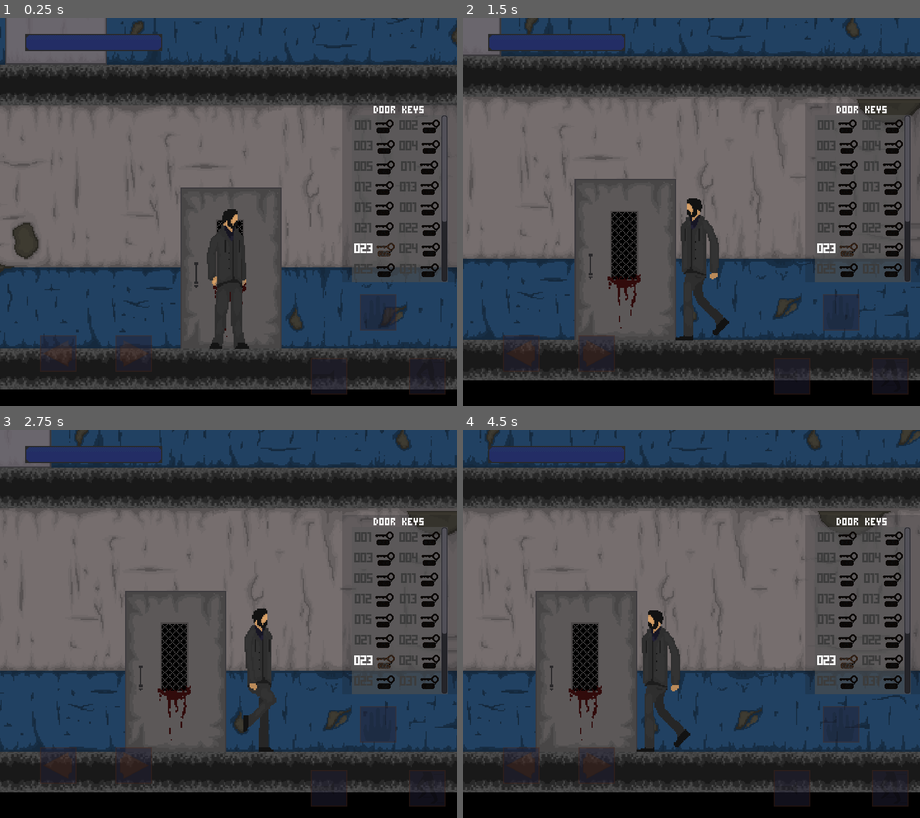
Above: before the commit, frames 1-4 (two rows, left to right).
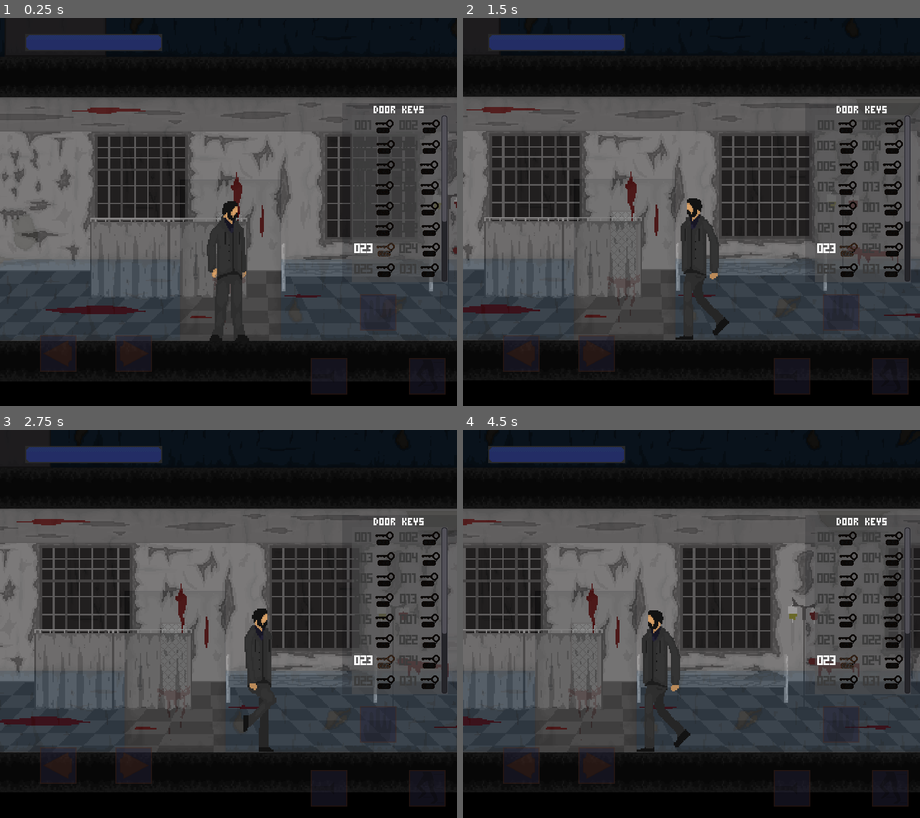
Above: after the commit, the same moments.

Repository: xXKrugerXx/PsychiatricHospital2D
Game: Godot game, scene res://Screens/Maps/WorldMap00.tscn
The game is run twice, just before and just after one commit, with the same random seed, the same clock (stepped at 60 frames per second) and the same inputs.
Inputs:
- Up to frame 1 (0.25 s): no input
- Up to frame 2 (1.5 s): hold Right (ui_right) 0.53-1.28 s; hold Left (ui_left) from 1.28 s (still down)
- Up to frame 3 (2.75 s): release Left (ui_left) at 2.03 s; hold Right (ui_right) from 2.03 s (still down)
- Up to frame 4 (4.5 s): release Right (ui_right) at 3.53 s; hold Left (ui_left) from 3.53 s (still down)

The runs differ from the first frame. In frame 1, 51% of the frame differs, in the area x 0-100%, y 0-96%; in frame 2, 49%; in frame 3, 49%; in frame 4, 50%.

Commit message:
s41a

Diff:
--- a/Screens/AreaDoorenter.tscn
+++ b/Screens/AreaDoorenter.tscn
@@ -8,7 +8,12 @@
 [node name="AreaDoorenter" type="Area2D" groups=[
 "grdoorenter",
 ]]
+collision_layer = 33
+collision_mask = 4
 script = ExtResource( 1 )
 
 [node name="CollisionShape2D" type="CollisionShape2D" parent="."]
 shape = SubResource( 1 )
+
+[connection signal="body_entered" from="." to="." method="_on_AreaDoorenter_body_entered"]
+[connection signal="body_exited" from="." to="." method="_on_AreaDoorenter_body_exited"]
--- a/Screens/Maps/Room023.tscn
+++ b/Screens/Maps/Room023.tscn
@@ -7,7 +7,6 @@
 [ext_resource path="res://Screens/Player.tscn" type="PackedScene" id=5]
 [ext_resource path="res://Screens/Keys.tscn" type="PackedScene" id=6]
 [ext_resource path="res://Screens/AreaDoorexit.tscn" type="PackedScene" id=7]
-[ext_resource path="res://Screens/Maps/WorldMap00.tscn" type="PackedScene" id=8]
 
 [sub_resource type="SpriteFrames" id=1]
 animations = [ {
@@ -21,7 +20,7 @@
 
 [node name="ASpriteflashlighning" parent="." index="0"]
 frames = SubResource( 1 )
-frame = 5
+frame = 20
 
 [node name="Room" parent="." index="5"]
 texture = ExtResource( 4 )
@@ -43,18 +42,22 @@
 
 [node name="Keys" parent="." index="11" instance=ExtResource( 6 )]
 position = Vector2( 1380, 410 )
+collision_layer = 0
 key_index = 1
 
 [node name="Keys2" parent="." index="12" instance=ExtResource( 6 )]
 position = Vector2( 1540, 430 )
+collision_layer = 0
 key_index = 5
 
 [node name="Keys3" parent="." index="13" instance=ExtResource( 6 )]
 position = Vector2( 1730, 400 )
+collision_layer = 0
 key_index = 11
 
 [node name="AreaDoorexit" parent="." index="14" instance=ExtResource( 7 )]
 position = Vector2( 1000, 352 )
 scale = Vector2( 2, 2 )
-next_map = ExtResource( 8 )
+collision_layer = 32
+collision_mask = 0
 s_nextmap = "WorldMap00"
--- a/Screens/Maps/RoomMaster.tscn
+++ b/Screens/Maps/RoomMaster.tscn
@@ -28,7 +28,7 @@
 scale = Vector2( 2.5, 2.5 )
 frames = SubResource( 1 )
 animation = "loop"
-frame = 21
+frame = 8
 playing = true
 __meta__ = {
 "_edit_lock_": true
--- a/Screens/Maps/WorldMap00.tscn
+++ b/Screens/Maps/WorldMap00.tscn
@@ -1,12 +1,12 @@
 [gd_scene load_steps=21 format=2]
 
 [ext_resource path="res://Scripts/WorldMap.gd" type="Script" id=1]
-[ext_resource path="res://Textures/maps/PsyHospital_pt1.png" type="Texture" id=2]
-[ext_resource path="res://Textures/maps/PsyHospital_pt2.png" type="Texture" id=3]
-[ext_resource path="res://Textures/maps/PsyHospital_pt3.png" type="Texture" id=4]
-[ext_resource path="res://Screens/Area2DSignalReturn.tscn" type="PackedScene" id=5]
-[ext_resource path="res://Screens/AreaDoorenter.tscn" type="PackedScene" id=6]
-[ext_resource path="res://Screens/Player.tscn" type="PackedScene" id=7]
+[ext_resource path="res://Textures/maps/Room023.png" type="Texture" id=2]
+[ext_resource path="res://Textures/maps/PsyHospital_pt1.png" type="Texture" id=3]
+[ext_resource path="res://Textures/maps/PsyHospital_pt2.png" type="Texture" id=4]
+[ext_resource path="res://Textures/maps/PsyHospital_pt3.png" type="Texture" id=5]
+[ext_resource path="res://Screens/Area2DSignalReturn.tscn" type="PackedScene" id=6]
+[ext_resource path="res://Screens/AreaDoorenter.tscn" type="PackedScene" id=7]
 
 [sub_resource type="RectangleShape2D" id=1]
 extents = Vector2( 4723.19, 10 )
@@ -50,8 +50,14 @@
 [node name="WorldMap00" type="Node"]
 script = ExtResource( 1 )
 
+[node name="Sprite" type="Sprite" parent="."]
+position = Vector2( 1580.56, 2492.5 )
+scale = Vector2( 2, 2 )
+texture = ExtResource( 2 )
+
 [node name="map" type="Node2D" parent="."]
 editor/display_folded = true
+modulate = Color( 1, 1, 1, 0.278431 )
 position = Vector2( 2048, 1372 )
 scale = Vector2( 2, 2 )
 __meta__ = {
@@ -60,17 +66,18 @@
 }
 
 [node name="map_pt1" type="Sprite" parent="map"]
-texture = ExtResource( 2 )
+texture = ExtResource( 3 )
 
 [node name="map_pt2" type="Sprite" parent="map"]
 position = Vector2( 2048, 0 )
-texture = ExtResource( 3 )
+texture = ExtResource( 4 )
 
 [node name="map_pt3" type="Sprite" parent="map"]
 position = Vector2( 3072, 0 )
-texture = ExtResource( 4 )
+texture = ExtResource( 5 )
 
 [node name="floor" type="Node" parent="."]
+editor/display_folded = true
 
 [node name="StaticBody2D" type="StaticBody2D" parent="floor"]
 editor/display_folded = true
@@ -628,147 +635,153 @@
 size_y = 180
 
 [node name="doors" type="Node" parent="."]
-editor/display_folded = true
-
-[node name="AreaDoorenter" parent="doors" instance=ExtResource( 6 )]
+
+[node name="AreaDoorenter0" parent="doors" instance=ExtResource( 7 )]
+position = Vector2( 1539.62, 2554.47 )
+door_name = "023"
+
+[node name="AreaDoorenter1" parent="doors" instance=ExtResource( 7 )]
 position = Vector2( 5119.62, 2554.47 )
-collision_mask = 0
 door_name = "DrDandy"
-
-[node name="AreaDoorenter2" parent="doors" instance=ExtResource( 6 )]
+index_pos = 1
+
+[node name="AreaDoorenter2" parent="doors" instance=ExtResource( 7 )]
 position = Vector2( 6896.62, 2554.47 )
-collision_mask = 0
 door_name = "Hell"
-
-[node name="AreaDoorenter3" parent="doors" instance=ExtResource( 6 )]
-position = Vector2( 1539.62, 2554.47 )
-collision_mask = 0
+index_pos = 2
+
+[node name="AreaDoorenter3" parent="doors" instance=ExtResource( 7 )]
+position = Vector2( 1263.62, 2109.47 )
+door_name = "001"
+index_pos = 3
+
+[node name="AreaDoorenter4" parent="doors" instance=ExtResource( 7 )]
+position = Vector2( 3023.62, 2109.47 )
+door_name = "002"
+index_pos = 4
+
+[node name="AreaDoorenter5" parent="doors" instance=ExtResource( 7 )]
+position = Vector2( 4783.62, 2109.47 )
+door_name = "003"
+index_pos = 5
+
+[node name="AreaDoorenter6" parent="doors" instance=ExtResource( 7 )]
+position = Vector2( 6543.62, 2109.47 )
+door_name = "004"
+index_pos = 6
+
+[node name="AreaDoorenter7" parent="doors" instance=ExtResource( 7 )]
+position = Vector2( 7733.62, 2109.47 )
+door_name = "005"
+index_pos = 7
+
+[node name="AreaDoorenter8" parent="doors" instance=ExtResource( 7 )]
+position = Vector2( 1263.62, 1659.47 )
+door_name = "011"
+index_pos = 8
+
+[node name="AreaDoorenter9" parent="doors" instance=ExtResource( 7 )]
+position = Vector2( 3023.62, 1659.47 )
+door_name = "012"
+index_pos = 9
+
+[node name="AreaDoorenter10" parent="doors" instance=ExtResource( 7 )]
+position = Vector2( 4783.62, 1659.47 )
+door_name = "013"
+index_pos = 10
+
+[node name="AreaDoorenter11" parent="doors" instance=ExtResource( 7 )]
+position = Vector2( 6543.62, 1659.47 )
+door_name = "014"
+index_pos = 11
+
+[node name="AreaDoorenter12" parent="doors" instance=ExtResource( 7 )]
+position = Vector2( 7733.62, 1659.47 )
+door_name = "015"
+index_pos = 12
+
+[node name="AreaDoorenter13" parent="doors" instance=ExtResource( 7 )]
+position = Vector2( 1263.62, 1209.47 )
+door_name = "021"
+index_pos = 13
+
+[node name="AreaDoorenter14" parent="doors" instance=ExtResource( 7 )]
+position = Vector2( 3023.62, 1209.47 )
+door_name = "022"
+index_pos = 14
+
+[node name="AreaDoorenter15" parent="doors" instance=ExtResource( 7 )]
+position = Vector2( 4783.62, 1209.47 )
 door_name = "023"
-
-[node name="AreaDoorenter4" parent="doors" instance=ExtResource( 6 )]
-position = Vector2( 1263.62, 2109.47 )
-collision_mask = 0
-door_name = "001"
-
-[node name="AreaDoorenter5" parent="doors" instance=ExtResource( 6 )]
-position = Vector2( 3023.62, 2109.47 )
-collision_mask = 0
-door_name = "002"
-
-[node name="AreaDoorenter6" parent="doors" instance=ExtResource( 6 )]
-position = Vector2( 4783.62, 2109.47 )
-collision_mask = 0
-door_name = "003"
-
-[node name="AreaDoorenter7" parent="doors" instance=ExtResource( 6 )]
-position = Vector2( 6543.62, 2109.47 )
-collision_mask = 0
-door_name = "004"
-
-[node name="AreaDoorenter8" parent="doors" instance=ExtResource( 6 )]
-position = Vector2( 7733.62, 2109.47 )
-collision_mask = 0
-door_name = "005"
-
-[node name="AreaDoorenter9" parent="doors" instance=ExtResource( 6 )]
-position = Vector2( 7733.62, 1659.47 )
-collision_mask = 0
-door_name = "015"
-
-[node name="AreaDoorenter10" parent="doors" instance=ExtResource( 6 )]
-position = Vector2( 6543.62, 1659.47 )
-collision_mask = 0
-door_name = "014"
-
-[node name="AreaDoorenter11" parent="doors" instance=ExtResource( 6 )]
-position = Vector2( 4783.62, 1659.47 )
-collision_mask = 0
-door_name = "013"
-
-[node name="AreaDoorenter12" parent="doors" instance=ExtResource( 6 )]
-position = Vector2( 3023.62, 1659.47 )
-collision_mask = 0
-door_name = "012"
-
-[node name="AreaDoorenter13" parent="doors" instance=ExtResource( 6 )]
-position = Vector2( 1263.62, 1659.47 )
-collision_mask = 0
-door_name = "011"
-
-[node name="AreaDoorenter14" parent="doors" instance=ExtResource( 6 )]
-position = Vector2( 1263.62, 1209.47 )
-collision_mask = 0
-door_name = "021"
-
-[node name="AreaDoorenter15" parent="doors" instance=ExtResource( 6 )]
-position = Vector2( 3023.62, 1209.47 )
-collision_mask = 0
-door_name = "022"
-
-[node name="AreaDoorenter16" parent="doors" instance=ExtResource( 6 )]
-position = Vector2( 4783.62, 1209.47 )
-collision_mask = 0
-door_name = "023"
-
-[node name="AreaDoorenter17" parent="doors" instance=ExtResource( 6 )]
+index_pos = 15
+
+[node name="AreaDoorenter16" parent="doors" instance=ExtResource( 7 )]
 position = Vector2( 6543.62, 1209.47 )
-collision_mask = 0
 door_name = "024"
-
-[node name="AreaDoorenter18" parent="doors" instance=ExtResource( 6 )]
+index_pos = 16
+
+[node name="AreaDoorenter17" parent="doors" instance=ExtResource( 7 )]
 position = Vector2( 7733.62, 1209.47 )
-collision_mask = 0
 door_name = "025"
-
-[node name="AreaDoorenter19" parent="doors" instance=ExtResource( 6 )]
+index_pos = 17
+
+[node name="AreaDoorenter18" parent="doors" instance=ExtResource( 7 )]
+position = Vector2( 1263.62, 769.473 )
+door_name = "031"
+index_pos = 18
+
+[node name="AreaDoorenter19" parent="doors" instance=ExtResource( 7 )]
+position = Vector2( 3023.62, 769.473 )
+door_name = "032"
+index_pos = 19
+
+[node name="AreaDoorenter20" parent="doors" instance=ExtResource( 7 )]
+position = Vector2( 4783.62, 769.473 )
+door_name = "033"
+index_pos = 20
+
+[node name="AreaDoorenter21" parent="doors" instance=ExtResource( 7 )]
+position = Vector2( 6543.62, 769.473 )
+door_name = "034"
+index_pos = 21
+
+[node name="AreaDoorenter22" parent="doors" instance=ExtResource( 7 )]
 position = Vector2( 7733.62, 769.473 )
-collision_mask = 0
 door_name = "035"
-
-[node name="AreaDoorenter20" parent="doors" instance=ExtResource( 6 )]
-position = Vector2( 6543.62, 769.473 )
-collision_mask = 0
-door_name = "034"
-
-[node name="AreaDoorenter21" parent="doors" instance=ExtResource( 6 )]
-position = Vector2( 4783.62, 769.473 )
-collision_mask = 0
-door_name = "033"
-
-[node name="AreaDoorenter22" parent="doors" instance=ExtResource( 6 )]
-position = Vector2( 3023.62, 769.473 )
-collision_mask = 0
-door_name = "032"
-
-[node name="AreaDoorenter23" parent="doors" instance=ExtResource( 6 )]
-position = Vector2( 1263.62, 769.473 )
-collision_mask = 0
-door_name = "031"
-
-[node name="AreaDoorenter24" parent="doors" instance=ExtResource( 6 )]
+index_pos = 22
+
+[node name="AreaDoorenter23" parent="doors" instance=ExtResource( 7 )]
 position = Vector2( 1263.62, 319.473 )
-collision_mask = 0
 door_name = "041"
-
-[node name="AreaDoorenter25" parent="doors" instance=ExtResource( 6 )]
+index_pos = 23
+
+[node name="AreaDoorenter24" parent="doors" instance=ExtResource( 7 )]
 position = Vector2( 3023.62, 319.473 )
-collision_mask = 0
 door_name = "042"
-
-[node name="AreaDoorenter26" parent="doors" instance=ExtResource( 6 )]
+index_pos = 24
+
+[node name="AreaDoorenter25" parent="doors" instance=ExtResource( 7 )]
 position = Vector2( 4783.62, 319.473 )
-collision_mask = 0
 door_name = "043"
-
-[node name="AreaDoorenter27" parent="doors" instance=ExtResource( 6 )]
+index_pos = 25
+
+[node name="AreaDoorenter26" parent="doors" instance=ExtResource( 7 )]
 position = Vector2( 6543.62, 319.473 )
-collision_mask = 0
 door_name = "044"
-
-[node name="AreaDoorenter28" parent="doors" instance=ExtResource( 6 )]
+index_pos = 26
+
+[node name="AreaDoorenter27" parent="doors" instance=ExtResource( 7 )]
 position = Vector2( 7733.62, 319.473 )
-collision_mask = 0
 door_name = "045"
-
-[node name="Player" parent="." instance=ExtResource( 7 )]
-position = Vector2( 1535.91, 2553.8 )
+index_pos = 27
+
+[node name="pos" type="Node" parent="."]
+
+[node name="Position0" type="Position2D" parent="pos"]
+position = Vector2( 1536.76, 2570.01 )
+
+[node name="Position1" type="Position2D" parent="pos"]
+position = Vector2( 5119.76, 2570.01 )
+
+[node name="Position2" type="Position2D" parent="pos"]
+position = Vector2( 6896.76, 2570.01 )
--- a/Screens/Player.tscn
+++ b/Screens/Player.tscn
@@ -1,10 +1,10 @@
 [gd_scene load_steps=63 format=2]
 
 [ext_resource path="res://Scripts/Player.gd" type="Script" id=1]
-[ext_resource path="res://Textures/player/idle_1.png" type="Texture" id=2]
+[ext_resource path="res://Textures/player/idle_3.png" type="Texture" id=2]
 [ext_resource path="res://Textures/player/idle_0.png" type="Texture" id=3]
-[ext_resource path="res://Textures/player/idle_2.png" type="Texture" id=4]
-[ext_resource path="res://Textures/player/idle_3.png" type="Texture" id=5]
+[ext_resource path="res://Textures/player/idle_1.png" type="Texture" id=4]
+[ext_resource path="res://Textures/player/idle_2.png" type="Texture" id=5]
 [ext_resource path="res://Textures/player/idle_4.png" type="Texture" id=6]
 [ext_resource path="res://Textures/player/idle_5.png" type="Texture" id=7]
 [ext_resource path="res://Textures/player/idle_flashlight_0.png" type="Texture" id=8]
@@ -45,12 +45,10 @@
 [ext_resource path="res://Textures/particles/light lanternright.png" type="Texture" id=43]
 
 [sub_resource type="CapsuleShape2D" id=1]
-
 radius = 28.6642
 height = 165.818
 
 [sub_resource type="Animation" id=2]
-
 resource_name = "idle"
 length = 0.6
 loop = true
@@ -80,7 +78,6 @@
 }
 
 [sub_resource type="Animation" id=3]
-
 resource_name = "idle_lightlantern"
 length = 0.6
 loop = true
@@ -134,7 +131,6 @@
 }
 
 [sub_resource type="Animation" id=4]
-
 resource_name = "left_walk"
 length = 0.8
 loop = true
@@ -200,7 +196,6 @@
 }
 
 [sub_resource type="Animation" id=5]
-
 resource_name = "left_walk_lightlantern"
 length = 0.8
 loop = true
@@ -266,7 +261,6 @@
 }
 
 [sub_resource type="Animation" id=6]
-
 resource_name = "right_walk"
 length = 0.8
 loop = true
@@ -332,7 +326,6 @@
 }
 
 [sub_resource type="Animation" id=7]
-
 resource_name = "right_walk_lightlantern"
 length = 0.8
 loop = true
@@ -398,7 +391,6 @@
 }
 
 [sub_resource type="Animation" id=8]
-
 length = 1.2
 loop = true
 tracks/0/type = "value"
@@ -415,35 +407,27 @@
 }
 
 [sub_resource type="AnimationNodeAnimation" id=9]
-
 animation = "run"
 
 [sub_resource type="AnimationNodeAnimation" id=10]
-
 animation = "idle"
 
 [sub_resource type="AnimationNodeAnimation" id=11]
-
 animation = "idle_lightlantern"
 
 [sub_resource type="AnimationNodeAnimation" id=12]
-
 animation = "left_walk"
 
 [sub_resource type="AnimationNodeAnimation" id=13]
-
 animation = "right_walk"
 
 [sub_resource type="AnimationNodeAnimation" id=14]
-
 animation = "left_walk_lightlantern"
 
 [sub_resource type="AnimationNodeAnimation" id=15]
-
 animation = "right_walk_lightlantern"
 
 [sub_resource type="AnimationNodeBlendSpace2D" id=16]
-
 blend_point_0/node = SubResource( 10 )
 blend_point_0/pos = Vector2( 0, 0 )
 blend_point_1/node = SubResource( 11 )
@@ -462,9 +446,7 @@
 
 [sub_resource type="AnimationNodeBlend2" id=17]
 
-
 [sub_resource type="AnimationNodeBlendTree" id=18]
-
 graph_offset = Vector2( -52.0698, 12.25 )
 nodes/Animation/node = SubResource( 9 )
 nodes/Animation/position = Vector2( 60, 180 )
@@ -476,7 +458,6 @@
 node_connections = [ "output", 0, "run", "run", 0, "idle_walk", "run", 1, "Animation" ]
 
 [sub_resource type="RectangleShape2D" id=19]
-
 extents = Vector2( 22.6529, 95.9753 )
 
 [node name="Player" type="KinematicBody2D" groups=[
@@ -534,6 +515,7 @@
 shadow_gradient_length = 0.1
 
 [node name="Area2DKeys" type="Area2D" parent="."]
+collision_mask = 32
 
 [node name="CollisionShape2D" type="CollisionShape2D" parent="Area2DKeys"]
 shape = SubResource( 19 )
--- a/Scripts/Player.gd
+++ b/Scripts/Player.gd
@@ -61,9 +61,11 @@
 		if a.is_in_group('grkeys') and ispickup:
 			a.queue()
 		elif a.is_in_group('grdoorsexit') and ispickup:
+			s_globals.is_enter_pos = false
 			a.next_map()
 		elif a.is_in_group('grdoorenter') and ispickup:
 			if s_globals.keys.has(a.door_name):
+				s_globals.is_enter_pos = true
 				a.door_open(a.door_name)
 			else:
 				print('not key')
--- a/Scripts/Room/AreaDoorenter.gd
+++ b/Scripts/Room/AreaDoorenter.gd
@@ -3,6 +3,18 @@
 const file : String = 'res://Screens/Maps/Room'
 
 export(String) var door_name := ''
+export(int) var index_pos := 0
 
 func door_open(stri) -> void:
 	get_tree().change_scene(file + stri + '.tscn')
+
+func _on_AreaDoorenter_body_entered(body):
+	if body.is_in_group('player'):
+		if !s_globals.is_enter_pos:
+			s_globals.posPlayer[index_pos] = true
+
+
+func _on_AreaDoorenter_body_exited(body):
+	if body.is_in_group('player'):
+		if !s_globals.is_enter_pos:
+			s_globals.posPlayer[index_pos] = false
--- a/Scripts/Room/AreaDoorexit.gd
+++ b/Scripts/Room/AreaDoorexit.gd
@@ -1,12 +1,8 @@
 extends Area2D
-
-export(PackedScene) var next_map
 
 export(String) var s_nextmap = ''
 
-const path : String = 'res://Screens/Maps/'
+const path : String = "res://Screens/Maps/WorldMap00.tscn"
 
 func next_map():
-	if next_map != null:
-		get_tree().change_scene_to(next_map)
-#	get_tree().change_scene(path + s_nextmap + '.tscn')
+	get_tree().change_scene(path)
--- a/Scripts/WorldMap.gd
+++ b/Scripts/WorldMap.gd
@@ -2,8 +2,13 @@
 
 var arrsignalstairs : Array = []
 var arrstairs : Array = []
+var arrplayerpos : Array = []
+
+const player := preload("res://Screens/Player.tscn")
 
 func _ready() -> void:
+	var p = player.instance()
+
 	for s in $signalstairs.get_children():
 		s.connect('signalstairs',self,'fsignalstairs')
 
@@ -12,6 +17,14 @@
 
 	for arstairs in range(11):
 		arrstairs.append(0)
+
+	for pos in $pos.get_children():
+		arrplayerpos.append(pos)
+
+	for doors in $doors.get_children():
+		if s_globals.posPlayer[doors.get_index()] == true:
+			p.init(arrplayerpos[doors.index_pos].position)
+			add_child(p)
 
 
 func fsignalstairs(index : int) -> void:
--- a/Scripts/s_globals.gd
+++ b/Scripts/s_globals.gd
@@ -4,6 +4,7 @@
 var posPlayer : Array
 var isreadystart : bool
 var currentstamina : float
+var is_enter_pos : bool
 
 func _ready() -> void:
 	currentstamina = 100
@@ -11,5 +12,5 @@
 	keys = ['023']
 
 	for i in range(30):
-		posPlayer.append(0)
-	posPlayer[0] = 1
+		posPlayer.append(false)
+	posPlayer[0] = true
Not shown: 1 places in Screens/Maps/Room023.tscn that only renumber resources
Not shown: 1 places in Screens/Maps/WorldMap00.tscn that only renumber resources
Not shown: 1 places in Screens/Player.tscn that only renumber resources
